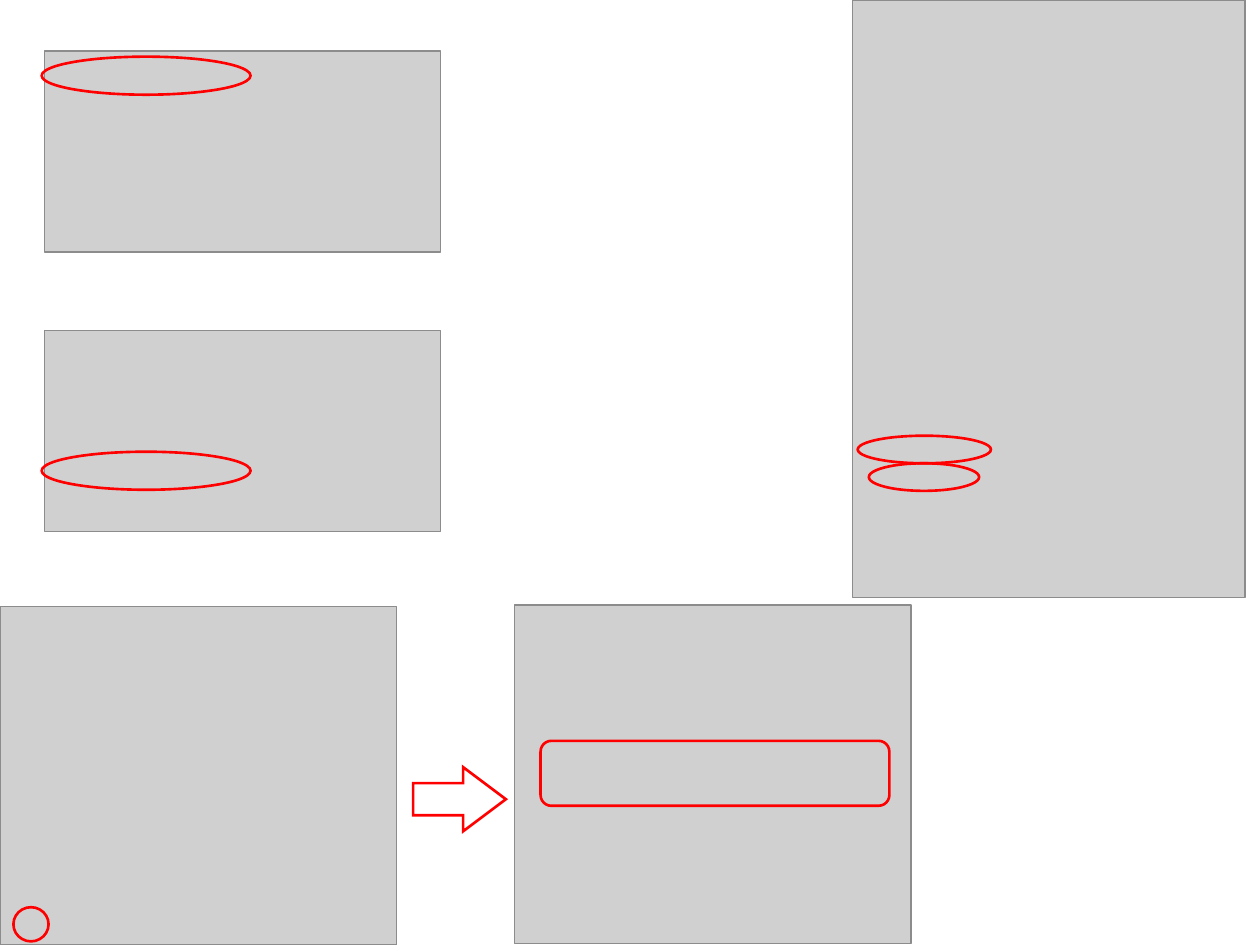
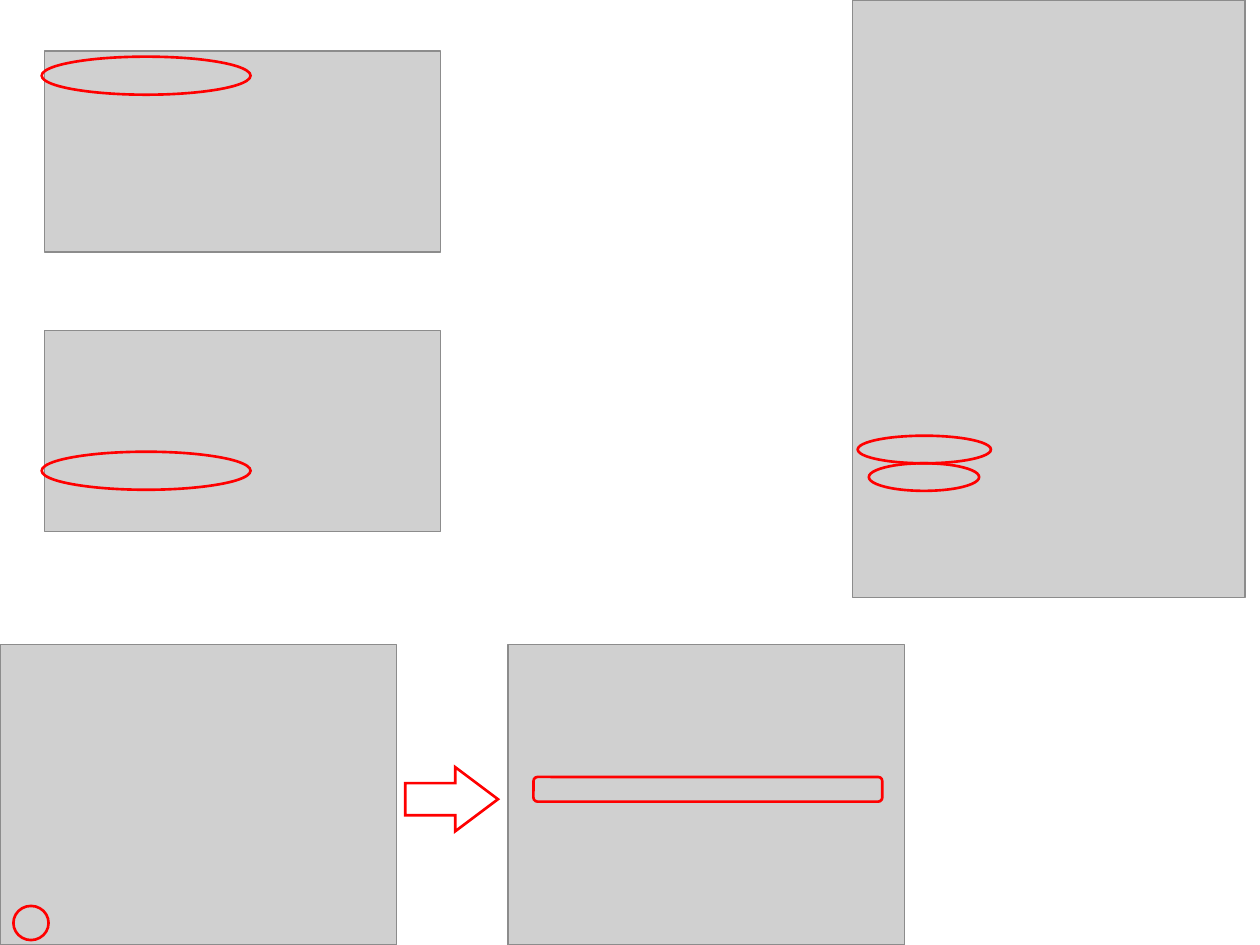
Before and after one commit to svech/Multifitting, a slide deck: slide 6 of manual/Pictures 2.0.pptx. Drawn at 1260x945 pixels with LibreOffice and Linux fonts; fonts in the diff are those of the drawing; grey boxes stand for pictures. Boxes give left, top, right and bottom in pixels: in the first picture for what was removed or moved away, otherwise in the second. Text is boxed around its words. In the diff, an @@ line names an element or a change of style, - is before the commit and + after.

```diff
--- a/manual/Pictures 2.0.pptx
+++ b/manual/Pictures 2.0.pptx
@@ picture: place and size @@
-picture at (0, 606, 397, 945)
+picture at (0, 644, 397, 945)
@@ picture: place and size @@
-picture at (515, 605, 912, 944)
+picture at (508, 644, 905, 945)
@@ right arrow: place and size @@
-right arrow at (413, 767, 507, 832)
+right arrow at (406, 767, 499, 832)
@@ rounded rectangle: place and size @@
-rounded rectangle at (541, 741, 890, 806)
+rounded rectangle at (533, 777, 882, 803)
```
Also in this commit, not shown: 1 other slide changed, 3 slides added, 1 slide removed, 1 other file.
